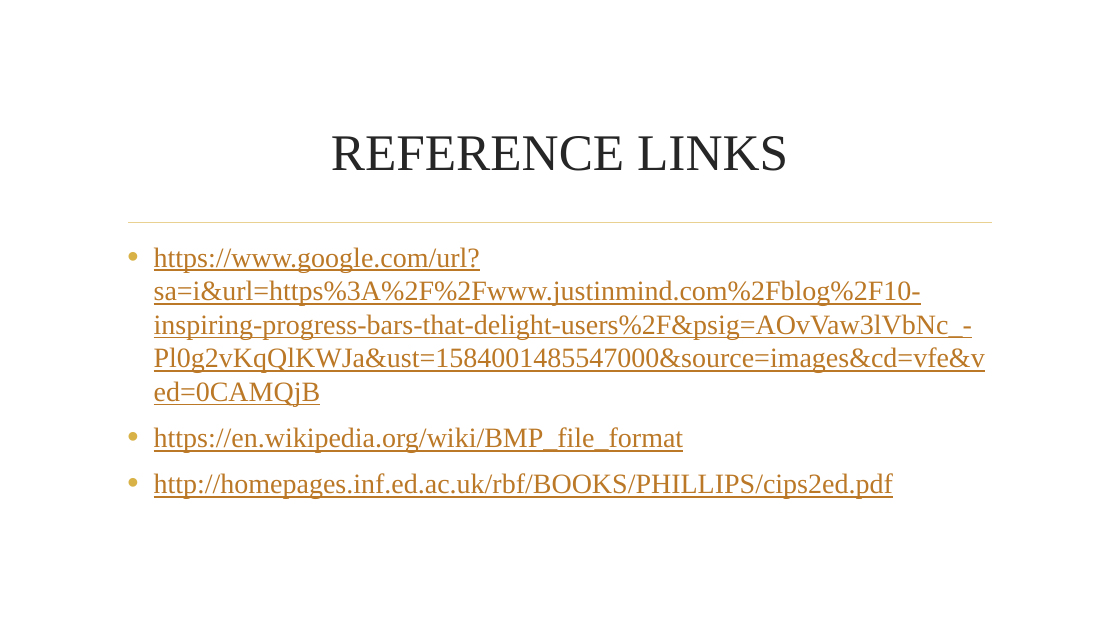
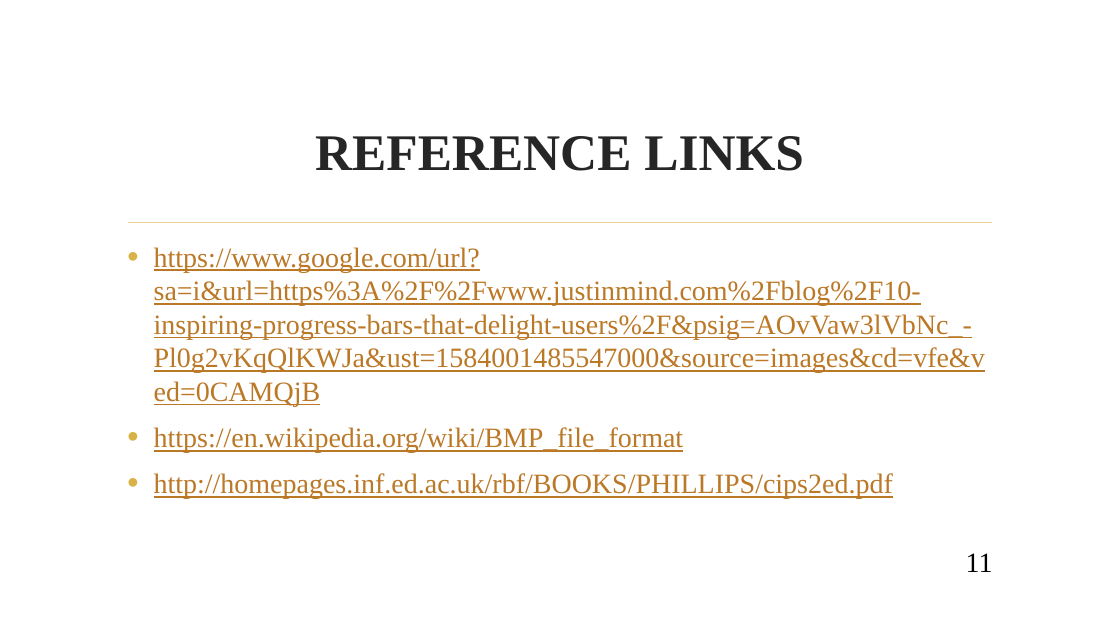
Before and after one commit to jsureka/ImageX, a slide deck: slide 11 of SOFTWARE PROJECT LAB -1.pptx. Drawn at 1120x630 pixels with LibreOffice and Linux fonts; fonts in the diff are those of the drawing; background and template pictures are left out. Boxes give left, top, right and bottom in pixels: in the first picture for what was removed or moved away, otherwise in the second. Text is boxed around its words. In the diff, an @@ line names an element or a change of style, - is before the commit and + after.

```diff
--- a/SOFTWARE PROJECT LAB -1.pptx
+++ b/SOFTWARE PROJECT LAB -1.pptx
@@ title "REFERENCE LINKS" at (315, 136, 804, 171): bold on @@
@@ page number added at (966, 553, 993, 572), 24 pt, text #000000 @@
+11
```
Also in this commit, not shown: 10 other slides changed, 10 other files.
